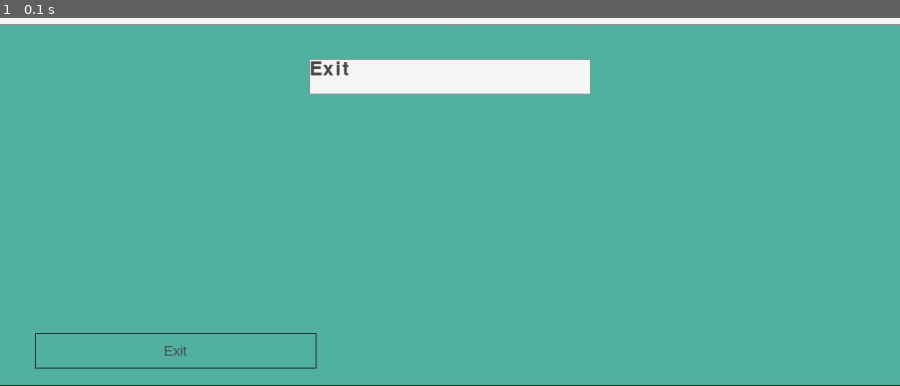
Above: before the commit, frame 1.
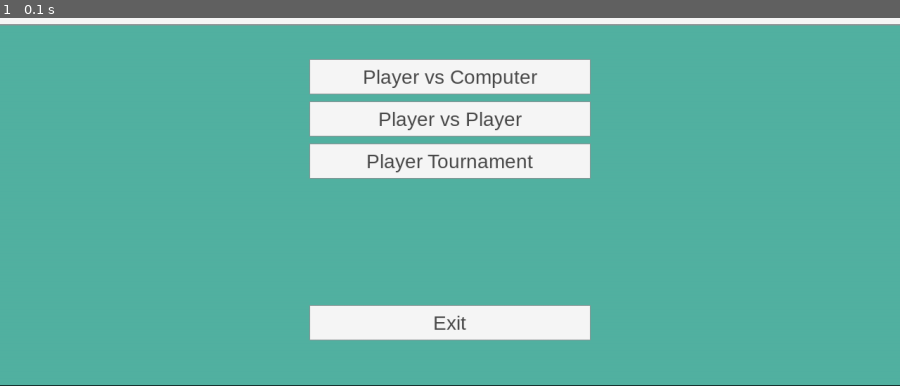
Above: after the commit, the same moment.

Repository: CristofferJakobsson/sepm-team-a
Game: pygame game, started from src/user_interface/user_interface.py
Two runs of this game, one before a commit and one after it. Both use one fixed random seed, a clock stepped at 60 frames per second and the inputs below.
Inputs:
- Up to frame 1 (0.1 s): no input

The runs differ from the first frame. In frame 1, 9.8% of the frame differs, in the area x 3-66%, y 11-96%.

Commit message:
buttons in place...

Diff:
--- a/src/user_interface/button.py
+++ b/src/user_interface/button.py
@@ -15,21 +15,8 @@
 					height
 				)
 
-		buttonTextFont = self.pygame.font.Font('freesansbold.ttf', 28)
 
-		test = centeredtext(text, top, left, width, height, self.pygame, textcolor)
-		test.draw(self.area)
+		self.area.fill(bgcolor, box)
 
-		pvcButtonRect = self.area.blit(
-			buttonTextFont.render(
-				text,
-				True,
-				textcolor
-			),
-			self.area.fill(
-				bgcolor,
-				box
-			)
-		)
-
-		self.pygame.draw.rect(self.area, bordercolor, box, 1)
+		test = centeredtext(text, left, top, width, height, self.pygame, textcolor)
+		test.draw(self.area, bordercolor)
--- a/src/user_interface/centeredtext.py
+++ b/src/user_interface/centeredtext.py
@@ -4,15 +4,15 @@
         self.pygame = pygame
         self.x, self.y, self.w, self.h = x,y,w,h
         self.pygame.font.init()
-        font = self.pygame.font.SysFont("sans", 20)
+        font = self.pygame.font.SysFont("sans", 28)
         width, height = font.size(text)
         xoffset = (self.w-width) // 2
         yoffset = (self.h-height) // 2
         self.coords = self.x+xoffset, self.y+yoffset
         self.txt = font.render(text, True, color)
 
-    def draw(self, screen):
+    def draw(self, screen, bordercolor):
         screen.blit(self.txt, self.coords)
         # for testing purposes, draw the rectangle too
         rect = self.pygame.Rect(self.x, self.y, self.w, self.h)
-        self.pygame.draw.rect(screen, (0,0,0), rect, 1)
+        self.pygame.draw.rect(screen, bordercolor, rect, 1)
--- a/src/user_interface/user_interface.py
+++ b/src/user_interface/user_interface.py
@@ -72,7 +72,40 @@
             self.color_darktext,
             self.color_border,
             self.WINDOW_SIZE[0]/2-buttonHalfWidth,
+            50,
+            buttonHalfWidth*2,
             buttonHeight,
+            "Player vs Computer",
+            True
+        )
+        self.buttonMaker.create(
+            self.color_menu,
+            self.color_darktext,
+            self.color_border,
+            self.WINDOW_SIZE[0]/2-buttonHalfWidth,
+            110,
+            buttonHalfWidth*2,
+            buttonHeight,
+            "Player vs Player",
+            True
+        )
+        self.buttonMaker.create(
+            self.color_menu,
+            self.color_darktext,
+            self.color_border,
+            self.WINDOW_SIZE[0]/2-buttonHalfWidth,
+            170,
+            buttonHalfWidth*2,
+            buttonHeight,
+            "Player Tournament",
+            True
+        )
+        self.buttonMaker.create(
+            self.color_menu,
+            self.color_darktext,
+            self.color_border,
+            self.WINDOW_SIZE[0]/2-buttonHalfWidth,
+            400,
             buttonHalfWidth*2,
             buttonHeight,
             "Exit",
